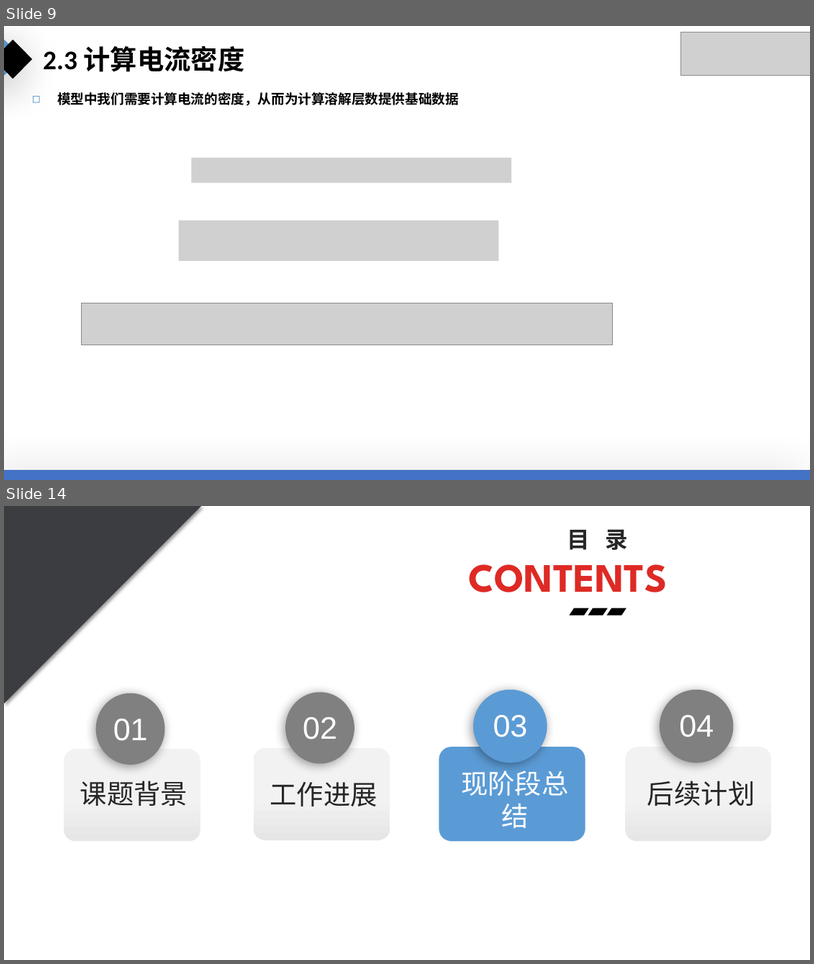
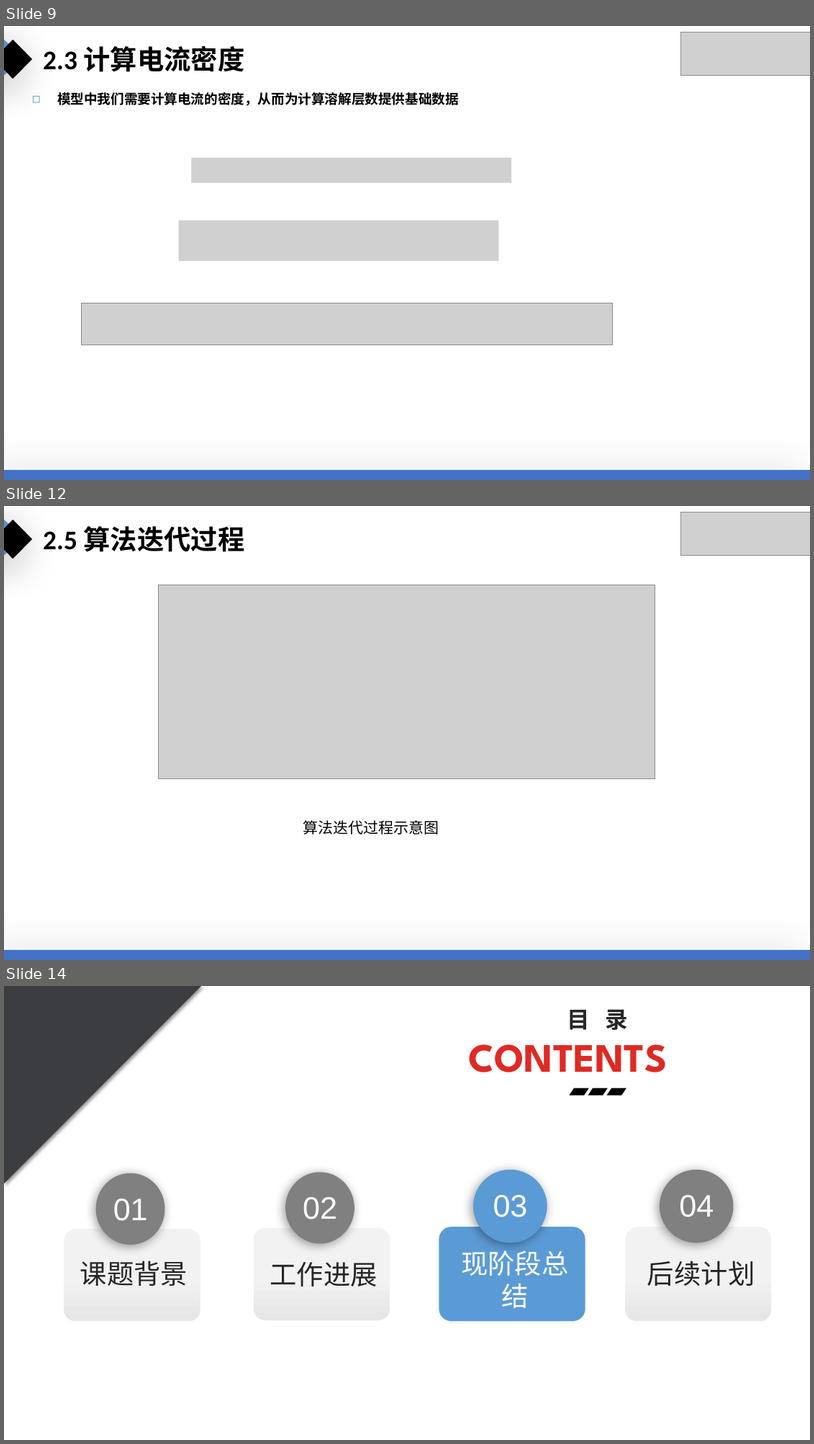
Before and after one commit to Dongboy111/bs-mid, a slide deck: docs/邵亚东.pptx. Shown one above the other, each under a label of ours: slides 9 and 14 before the commit, slides 9, 12 and 14 after it; the slides between them are not shown. The pictures are 814x964 and 814x1444 pixels, drawn with LibreOffice and Linux fonts; fonts in the diff are those of the drawing; grey boxes stand for pictures. Boxes give left, top, right and bottom in pixels: in the first picture for what was removed or moved away, otherwise in the second. Text is boxed around its words. In the diff, an @@ line names an element or a change of style, - is before the commit and + after.

```diff
--- a/docs/邵亚东.pptx
+++ b/docs/邵亚东.pptx
@@ slide 12 added at (x1=4, y1=506, x2=810, y2=960), background #FFFFFF @@
@@ diamond added at (x1=4, y1=518, x2=22, y2=557), fill #5B9BD5 @@
@@ diamond added at (x1=4, y1=519, x2=32, y2=559), fill #000000 @@
@@ text added at (x1=43, y1=526, x2=245, y2=552), 32 pt, text #000000, bold @@
+2.5 算法迭代过程
@@ picture added at (x1=681, y1=512, x2=810, y2=556) @@
@@ picture added at (x1=158, y1=584, x2=656, y2=779) @@
@@ text added at (x1=303, y1=820, x2=439, y2=834), 18 pt, text #000000 @@
+算法迭代过程示意图
@@ rectangle added at (x1=4, y1=950, x2=810, y2=960), fill #4472C4 @@
```
Also in this commit, not shown: 8 slides changed, 1 other slide added, 2 slides removed.
